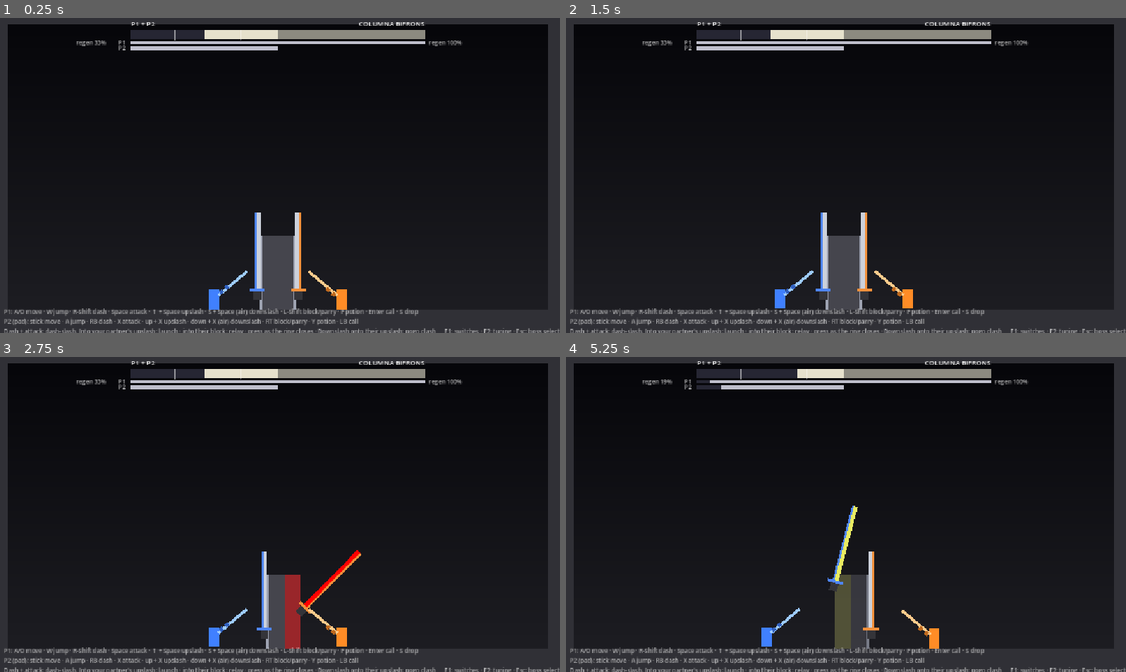
Above: before the commit, frames 1-4 (two rows, left to right).
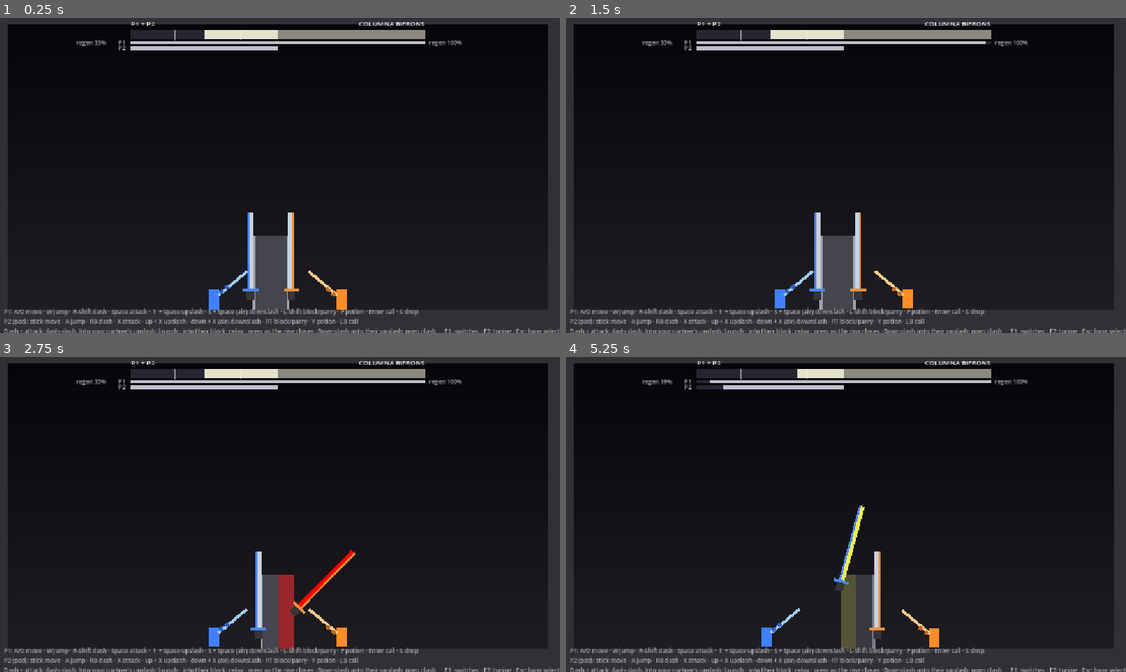
Above: after the commit, the same moments.

Repository: KayFisch/coop-sekiro-like
Game: Godot game, scene res://levels/threshold/threshold.tscn
Same seed, same stepped clock (60 frames per second), same inputs: the game is played once before the commit and once after it. This scene is started directly instead of the project's main scene.
Inputs:
- Up to frame 1 (0.25 s): no input
- Up to frame 2 (1.5 s): tap Enter at 0.5, 0.6 s; hold Right 0.53-1.28 s; tap Space at 0.77 s; hold Down from 1.28 s (still down); tap Tab at 1.35 s
- Up to frame 3 (2.75 s): tap Space at 1.52 s; release Down at 2.03 s; hold Right from 2.03 s (still down); tap 1 at 2.1 s
- Up to frame 4 (5.25 s): release Right at 2.78 s; hold Up 2.78-3.53 s; tap C at 2.85 s; tap Space at 3.02, 3.77, 4.52 s; hold Left 3.53-5.03 s; tap Enter at 3.6 s; tap Tab at 4.35 s; hold Down from 5.03 s (still down); tap 1 at 5.1 s

The runs differ from the first frame. In frame 1, 1.4% of the frame differs, in the area x 43-55%, y 61-93%; in frame 2, 1.4%; in frame 3, 1.6%; in frame 4, 1.7%, in the area x 27-67%, y 8-93%.

Commit message:
feat(bifrons): crossing opens with a push, a drifting boss who pushes through
After Nicho's test (2026-10-16):
- the crossing starts with a push (a new strike kind, PUSH: one sword
  upright, shoved out flat, no damage) that throws that player back; the
  thrust then comes from a distance, with a lunge after them, so its
  point isn't on the player all through the windup; the charge follows
  through to 70 px past its player (230 to 360 px)
- he doesn't stand around: the distance he keeps from the nearer player
  drifts (80 to 170 px), and between two players he drifts off the
  middle by up to 60 px
- a player in his way slows him to half pace and is pushed along; after
  2 s he shoves them away (the shove, on their side only)
- Nicho's numbers for the strike patterns

Co-Authored-By: Claude Opus 5.5 <noreply@anthropic.com>

Diff:
--- a/actors/bosses/columna_bifrons/attacks/shove.gd
+++ b/actors/bosses/columna_bifrons/attacks/shove.gd
@@ -4,9 +4,9 @@
 ## without giving ground: he pulls both swords in, pointing up, and shoves them out flat at the
 ## players they fight. It's no strike: no damage, nothing to parry, no guard broken. It throws
 ## back every player within its reach on a side a blade is shoved to (a dash carries a player
-## through it). It comes when he wants room and a hop
-## back would take him away from the middle of the room (see "MAKING ROOM" in
-## columna_bifrons.gd).
+## through it). It comes when he wants room and a hop back would take him away from the middle
+## of the room (see "MAKING ROOM" in columna_bifrons.gd), and when a player has been in his way
+## for a while ("PUSHING THROUGH"): then only the blade on their side shoves (`only_side`).
 
 enum Phase { NONE, THRUSTING }
 
@@ -30,6 +30,8 @@
 const PULL_IN = Vector2(0.92, 1.05)  # his body, drawn in (a player on each side)
 const SPREAD = Vector3(16.0, -10.0, 0.0)  # the sword that reaches across stands out past the other
 const COLOR = Color(0.95, 0.97, 1.0)  # white: nothing to parry
+
+var only_side = 0  # set by him as it starts: shove on that side only (0: wherever a blade is)
 
 var _name: String
 var _time = 0.0  # seconds into the thrust
@@ -73,6 +75,8 @@
 	_pose(boss.POSE_GUARD.lerp(POSE_DRAWN, draw), false)
 	_lean(-draw)
 	for blade in [LEFT, RIGHT]:
+		if not _shoves(blade):
+			continue
 		boss.tint_sword(blade, boss.COLOR_SWORD.lerp(COLOR, 0.4 + 0.6 * progress))
 		boss.tint_side(blade, COLOR, 0.1 + 0.3 * progress)
 
@@ -91,6 +95,8 @@
 	_pose(POSE_DRAWN.lerp(POSE_SHOVED, out), true)
 	_lean(lerpf(-1.0, 0.6, out))
 	for blade in [LEFT, RIGHT]:
+		if not _shoves(blade):
+			continue
 		boss.tint_sword(blade, COLOR)
 		boss.tint_side(blade, COLOR, 0.45 * (1.0 - clampf((_time - THRUST_TIME) / HOLD_TIME, 0.0, 1.0)))
 	if out >= 1.0 and _time < THRUST_TIME + PUSH_TIME:
@@ -109,6 +115,8 @@
 # the partner has.
 func _push():
 	var sides = [boss.blade_side(LEFT), boss.blade_side(RIGHT)]
+	if only_side != 0:
+		sides = [only_side]
 	for p in boss.get_players():
 		var side = boss.side_of(p)
 		if not side in sides or (boss.distance_to(p) > REACH and not p in _thrown):
@@ -123,18 +131,27 @@
 				boss.shake(6.0)
 
 
-# Both blades in that pose, each on its player's side; the one that reaches across above the
-# other, so they're two.
+# The blades that shove in that pose, each on its player's side; the one that reaches across
+# stands out past the other, so they're two. A blade that doesn't shove guards.
 func _pose(pose: Vector3, snap: bool):
 	for blade in [LEFT, RIGHT]:
-		boss.pose_sword(blade, pose + (SPREAD if boss.reaches_across(blade) else Vector3.ZERO), snap)
+		if _shoves(blade):
+			boss.pose_sword(blade, pose + (SPREAD if boss.reaches_across(blade) else Vector3.ZERO), snap)
+		else:
+			boss.pose_sword(blade, boss.POSE_GUARD)
+
+
+func _shoves(blade: int) -> bool:
+	return only_side == 0 or boss.blade_side(blade) == only_side
 
 
 # His body: `amount` -1 reared back from the players, 1 leaning into them. With a player on
 # each side he can't lean: he draws himself in instead.
 func _lean(amount: float):
 	var left = boss.blade_side(LEFT)
-	if left == boss.blade_side(RIGHT):
+	if only_side != 0:
+		boss.squash_body(Vector2.ONE, only_side * LEAN * amount)
+	elif left == boss.blade_side(RIGHT):
 		boss.squash_body(Vector2.ONE, left * LEAN * amount)
 	else:
 		boss.squash_body(Vector2.ONE.lerp(PULL_IN, maxf(-amount, 0.0)))
--- a/actors/bosses/columna_bifrons/attacks/strike_pattern.gd
+++ b/actors/bosses/columna_bifrons/attacks/strike_pattern.gd
@@ -16,6 +16,8 @@
 ## - the same way but from lower, laid back over his shoulder, when it reaches across to the
 ##   other flank (ppe);
 ## - a CHARGE is a thrust, and he follows it through past that player;
+## - a PUSH is no strike: white, the blade upright, drawn in and shoved out flat, it throws that
+##   sword's player (and anyone right behind them) back; no damage, nothing to parry;
 ## - a RUSH is a cut at a player who's far away: he dashes over to them as it comes.
 ##
 ## He moves while he strikes (see "Moving" in columna_bifrons.gd): walking to his place at a
@@ -38,7 +40,8 @@
 const BOTH = 0
 const CUT = 0  # a strike's kind: the ordinary one...
 const CHARGE = 1  # ...a thrust that he follows through (see "THE CHARGE" in columna_bifrons.gd)...
-const RUSH = 2  # ...or a cut he dashes across the room with (see "LEFT ALONE" there)
+const RUSH = 2  # ...or a cut he dashes across the room with (see "LEFT ALONE" there)...
+const PUSH = 3  # ...or a shove, no strike at all (see "THE CHARGE" there: the crossing)
 
 # --- Tuning ---
 # One unit of a strike's `wait` (see ColumnaBifrons.ATTACKS), in seconds: the tempo of every
@@ -89,11 +92,12 @@
 var _contacts: Array = []  # when it lands, in seconds from the pattern's start
 var _waits: Array = []  # its wait, in TIME_UNITs
 var _swords: Array = []  # its sword (see ColumnaBifrons.orient())
-var _kinds: Array = []  # CUT, CHARGE or RUSH
+var _kinds: Array = []  # CUT, CHARGE, RUSH or PUSH
 var _time = 0.0  # seconds into the pattern
 var _next = 0  # the strike that lands next
 var _parried = {LEFT: false, RIGHT: false}  # how each blade's last strike went...
-var _thrust = {LEFT: false, RIGHT: false}  # ...and whether it was a charge
+var _thrust = {LEFT: false, RIGHT: false}  # ...and whether it was a charge...
+var _shoved = {LEFT: false, RIGHT: false}  # ...or a push
 var _sounded = -1.0  # the landing time of the last strike whose drop has made its sound
 var _drawn_since = {LEFT: -1.0, RIGHT: -1.0}  # when each blade was drawn back for the next strike (-1: not yet)
 var _charge_at = -1.0  # when he follows a landed charge through (-1: none due), and with which sword
@@ -131,6 +135,7 @@
 	_schedule(0)
 	_parried = {LEFT: false, RIGHT: false}
 	_thrust = {LEFT: false, RIGHT: false}
+	_shoved = {LEFT: false, RIGHT: false}
 	_sounded = -1.0
 	_drawn_since = {LEFT: -1.0, RIGHT: -1.0}
 	_charge_at = -1.0
@@ -186,9 +191,10 @@
 	_animate()
 
 
-# Seconds until this pattern's next strike lands on that player; INF if it isn't for them.
+# Seconds until this pattern's next strike lands on that player; INF if it isn't for them (or
+# it's a push: nothing to parry).
 func time_to_strike(player) -> float:
-	if _next >= _contacts.size():
+	if _next >= _contacts.size() or _kinds[_next] == PUSH:
 		return INF
 	for blade in [LEFT, RIGHT]:
 		if _swords[_next] in [blade, BOTH] and boss.ward_of(blade) == player:
@@ -239,6 +245,9 @@
 		boss.global_position.x = _lunge.to  # he's there as the blade lands
 		_lunge = null
 	var sword = _swords[index]
+	if _kinds[index] == PUSH:
+		_push(sword)
+		return
 	var striking = [LEFT, RIGHT] if sword == BOTH else [sword]
 	var heavy = sword == BOTH and boss.ward_of(LEFT) == boss.ward_of(RIGHT)  # both on one player
 	# Who parried, before anything lands: a parry of both blades is the strong kind.
@@ -275,6 +284,23 @@
 		boss.squash_body(Vector2.ONE)  # no longer rearing back
 
 
+# A push lands: every player on that sword's side within the shove's reach is thrown back.
+func _push(sword: int):
+	var side = boss.blade_side(sword)
+	_parried[sword] = false
+	_thrust[sword] = false
+	_shoved[sword] = true
+	var thrown = false
+	for p in boss.get_players():
+		if boss.side_of(p) == side and boss.distance_to(p) <= Shove.REACH:
+			p.apply_knockback(Vector2(side * Shove.PUSH.x, Shove.PUSH.y))
+			boss.spawn_sparks(p.global_position + Vector2(-side * 16.0, -8.0), 8, Shove.COLOR)
+			thrown = true
+	if thrown:
+		Sfx.play("thunk", -3.0)
+		boss.shake(6.0)
+
+
 # How long strike `index`'s drop takes: FALL_TIME, less if the strike before leaves no room.
 func _fall_time(index: int) -> float:
 	var gap = _contacts[index] - (_contacts[index - 1] if index > 0 else 0.0)
@@ -289,6 +315,8 @@
 		return maxf(_rest_time(LEFT), _rest_time(RIGHT))
 	if _parried[sword]:
 		return RECOIL_TIME
+	if _shoved[sword]:
+		return Shove.HOLD_TIME
 	return boss.CHARGE_DELAY + boss.CHARGE_TIME if _thrust[sword] else STICK_TIME
 
 
@@ -300,19 +328,19 @@
 		var landing = _contacts[_next]
 		if landing > _sounded and _time >= landing - _fall_time(_next):
 			_sounded = landing
-			Sfx.play("stab" if _kinds[_next] == CHARGE else "swing", -3.0)  # the drop starting
+			Sfx.play("swing" if _kinds[_next] == CUT or _kinds[_next] == RUSH else "stab", -3.0)  # the drop starting
 		_move(delta)
 	for blade in [LEFT, RIGHT]:
 		_pose_blade(blade)
 
 
 # His feet, for the strike that's next: walking to his place (or at the strike's player, through
-# a long windup), and as the blade comes, the lunge. For a charge he stands: he follows it
-# through afterwards. And he stands while the blade of his last strike lies where it landed
-# (or is thrown back): that's when the players hit him.
+# a long windup), and as the blade comes, the lunge (for a charge too: he goes after its
+# player). For a push he stands. And he stands while the blade of his last strike lies where it
+# landed (or is thrown back): that's when the players hit him.
 func _move(delta: float):
 	var kind = _kinds[_next]
-	if kind == CHARGE:
+	if kind == PUSH:
 		return
 	var lunge_time = boss.RUSH_TIME if kind == RUSH else _fall_time(_next)
 	var since = _time - (_contacts[_next] - lunge_time)
@@ -350,12 +378,17 @@
 	if _next < _contacts.size() and _swords[_next] in [blade, BOTH]:
 		# This blade strikes next.
 		var kind = _kinds[_next]
-		var color = COLOR_TOGETHER if _swords[_next] == BOTH else COLOR
+		var color = COLOR_TOGETHER if _swords[_next] == BOTH else (Shove.COLOR if kind == PUSH else COLOR)
 		var fall_time = _fall_time(_next)
 		var fall_start = _contacts[_next] - fall_time
 		var back = -boss.blade_side(blade)  # the way he rears back: away from its player
 		if _time >= fall_start:
 			var drop = pow(clampf((_time - fall_start) / fall_time, 0.0, 1.0), FALL_POWER)
+			if kind == PUSH:
+				boss.pose_sword(blade, Shove.POSE_DRAWN.lerp(Shove.POSE_SHOVED, drop), true)
+				boss.tint_sword(blade, Shove.COLOR)
+				boss.tint_side(blade, Shove.COLOR, 0.45)
+				return
 			if kind == CHARGE:
 				boss.pose_sword(blade, boss.POSE_LANCE_BACK.lerp(boss.POSE_LANCE, drop), true)
 				boss.squash_body(Vector2.ONE, back * CHARGE_LEAN * (1.0 - drop))
@@ -373,7 +406,10 @@
 			# Drawn further back the closer the drop is, and trembling.
 			var tension = clampf((_time - _drawn_since[blade]) / maxf(fall_start - _drawn_since[blade], 0.01), 0.0, 1.0)
 			var pose: Vector3
-			if kind == CHARGE:
+			if kind == PUSH:
+				# Upright, drawn in against him.
+				pose = boss.POSE_GUARD.lerp(Shove.POSE_DRAWN, smoothstep(0.1, 0.8, tension))
+			elif kind == CHARGE:
 				# Lowered at the player, then drawn far back, quickly, and held there.
 				var draw = smoothstep(0.2, 0.75, tension)
 				pose = boss.POSE_LANCE_LOW.lerp(boss.POSE_LANCE_BACK, draw)
@@ -388,10 +424,11 @@
 			boss.tint_side(blade, color, 0.1 + 0.3 * tension)
 			return
 	if resting:
-		# Just landed: lying where it came down, or thrown back by the parry.
-		var landed = boss.POSE_LANCE if _kinds[last] == CHARGE else down
+		# Just landed: lying where it came down, or thrown back by the parry; a push held out.
+		var landed = boss.POSE_LANCE if _kinds[last] == CHARGE else (Shove.POSE_SHOVED if _kinds[last] == PUSH else down)
 		boss.pose_sword(blade, boss.POSE_RECOIL if _parried[blade] else landed)
-		boss.tint_sword(blade, boss.COLOR_SWORD if _parried[blade] else boss.COLOR_EXECUTE)
+		var spent = Shove.COLOR if _kinds[last] == PUSH else boss.COLOR_EXECUTE
+		boss.tint_sword(blade, boss.COLOR_SWORD if _parried[blade] else spent)
 		boss.tint_side(blade, COLOR, 0.0)
 		return
 	# Guarding its flank (the boss knocks it aside while that guard is broken).
--- a/actors/bosses/columna_bifrons/columna_bifrons.gd
+++ b/actors/bosses/columna_bifrons/columna_bifrons.gd
@@ -31,6 +31,7 @@
 const BOTH = StrikePattern.BOTH
 const CUT = StrikePattern.CUT
 const CHARGE = StrikePattern.CHARGE
+const PUSH = StrikePattern.PUSH
 const RUSH = StrikePattern.RUSH
 const BLADES = [LEFT, RIGHT]  # his two swords, named for the hand that holds each
 const SIDES = [LEFT, RIGHT]
@@ -61,16 +62,16 @@
 const LEAP = preload("attacks/leap.gd")
 const SHOVE = preload("attacks/shove.gd")
 const ATTACKS = {
-	"SINGLE": {"weight": 1.0, "repeats": true, "strikes": [[3, LEFT]]},
-	"DOUBLE": {"weight": 0.5, "strikes": [[3, LEFT], [2, RIGHT]]},
-	"TRIPLE": {"weight": 2.0, "repeats": true, "strikes": [[4, RIGHT], [3, RIGHT], [3, LEFT]]},
-	"QUAD": {"weight": 1.5, "strikes": [[5, LEFT], [3, LEFT], [3, RIGHT], [3, BOTH]]},
+	"SINGLE": {"weight": 0.0, "repeats": true, "strikes": [[3, LEFT]]},
+	"DOUBLE": {"weight": 0.5, "strikes": [[3, LEFT], [3, RIGHT]]},
+	"TRIPLE": {"weight": 2.0, "repeats": true, "strikes": [[4, RIGHT], [4, RIGHT], [2, LEFT]]},
+	"QUAD": {"weight": 1.5, "strikes": [[4, LEFT], [2, LEFT], [2, RIGHT], [3, BOTH]]},
 	"LONG": {"weight": 1.0, "strikes": [
-		[6, RIGHT], [3, RIGHT], [3, LEFT], [4, RIGHT], [3, RIGHT], [3, LEFT], [4, BOTH]]},
+		[5, RIGHT], [3, RIGHT], [3, LEFT], [4, RIGHT], [3, RIGHT], [3, LEFT], [4, BOTH]]},
 	"BOTH": {"weight": 0.5, "strikes": [[4, BOTH]]},
-	# He charges past one player, so both are on one side of him, and brings both swords down
-	# on them.
-	"CROSSING": {"weight": {"pep": 2.0, "pep_cornered": 6.0}, "strikes": [[4, RIGHT, CHARGE], [4, BOTH]]},
+	# He shoves one player away, goes after them with a thrust and charges past them, so both
+	# are on one side of him, and brings both swords down on them.
+	"CROSSING": {"weight": {"pep": 2.0, "pep_cornered": 6.0}, "strikes": [[3, RIGHT, PUSH], [4, RIGHT, CHARGE], [4, BOTH]]},
 	# He dashes over to the player who's away, and strikes them.
 	"RUSH": {"weight": {"alone": 2.0}, "strikes": [[5, RIGHT, RUSH]]},
 	# One sword, from one side of him through to the other.
@@ -112,26 +113,43 @@
 # --- Moving ---
 # WHERE HE STANDS: where his blades reach the players, and not right up against one.
 # - A player on each side, close enough together for his blades to reach both: in the middle
-#   between them (once he's PLACE_SLACK off it, he walks there).
+#   between them, give or take his drift (below).
 # - Else (both on one side, only one to fight, or too far apart) he goes by the nearer one:
 #   closer than CROWD_DISTANCE, he steps back to FIT_DISTANCE; out of his blades' reach, he
-#   walks up until they're REACH_MARGIN inside it; in between he's fine where he is.
+#   walks up until they're REACH_MARGIN inside it; in between he drifts (below).
 # - Fine where he is, with the players between him and a wall, he backs toward the room's
 #   middle third, as far as the nearer one stays REACH_MARGIN inside his reach.
+# - Fine where he is, he doesn't stand still: the distance he keeps from the nearer player
+#   drifts, between DRIFT_NEAR and DRIFT_FAR, gliding toward one picked at random (DRIFT_SPEED:
+#   the share of that span per second), and after a pause of up to DRIFT_PAUSE toward the next.
+#   So he steps up to them and back from them. Between two players he drifts off the middle the
+#   same way, by up to PEP_DRIFT, as long as the farther one stays well in his reach; the nearer
+#   one he pushes, if they stand their ground.
 # He walks between his attacks, and at ATTACK_PACE through their windups. Sword hits slow him
 # down for a moment, so a player can hold him. He starts an attack only while a player is in
 # his range.
-# (Distances are between his center and a player's. Touching is 52; a player's sword reaches
-# him from 118, and two players side by side both reach him with the nearer one at 78.)
+# PUSHING THROUGH. A player in his way doesn't stop him: walking into one (TOUCH_DISTANCE), he
+# slows to PUSH_PACE and his body pushes them along (see _keep_out_of_boss() in player.gd);
+# after PUSH_PATIENCE of that he shoves them out of the way (attacks/shove.gd, their side only).
+# (Distances are between his center and a player's. Touching is 42; a player's sword reaches
+# him from 118, and two players side by side (20 wide each) both reach him with the nearer one
+# at 98.)
 const CROWD_DISTANCE = 62.0
 const FIT_DISTANCE = 90.0
 const REACH_MARGIN = 30.0
-const PLACE_SLACK = 28.0
 const WALK_SPEED = 110.0  # px/s
 const ATTACK_PACE = 0.5  # of his walking speed, while he's in an attack
 const SLOWED_FACTOR = 0.3  # of his walking speed, for SLOWED_TIME after a sword hit
 const SLOWED_TIME = 0.6
 const RANGE_RECHECK = 0.2  # nobody in range when an attack is due: he looks again this much later
+const DRIFT_SPEED = 0.6
+const DRIFT_PAUSE = 0.5  # s
+const DRIFT_NEAR = 80.0
+const DRIFT_FAR = 170.0
+const PEP_DRIFT = 60.0
+const TOUCH_DISTANCE = 50.0  # touching is 42: his half-width and a player's
+const PUSH_PACE = 0.5  # of his speed, pushing a player along
+const PUSH_PATIENCE = 2.0  # s
 const WALL_ROOM = 90.0  # his flanks stay this far from the walls: room for both players behind him
 # WITH A STRIKE HE LUNGES at the player it's for, while the blade comes: a short step, or as far
 # as it takes to have the players on that side STRIKE_DISTANCE away as it lands, LUNGE_LONG at
@@ -143,7 +161,8 @@
 const STRIKE_RANGE = BLADE_REACH + LUNGE_LONG
 const CLOSEST = 72.0  # no lunge or advance takes him closer to a player than this
 # A LONG WINDUP (a single cut with a wait of LONG_WINDUP or more): he walks at the player it's
-# for all through it, until he has reached them, and then lunges. Both players have to move.
+# for all through it, into them if they don't give way (PUSHING THROUGH), and then lunges. Both
+# players have to move.
 const LONG_WINDUP = 6
 const ADVANCE_SPEED = 70.0
 # MAKING ROOM. He wants room when he's been crowded (a player closer than CROWD_DISTANCE) for
@@ -162,11 +181,16 @@
 const BACK_OFF_DELAY = 0.1
 const BACK_OFF_TIME = 0.2
 const BACK_OFF_HOP = 22.0  # px off the floor at the top of it
-# THE CHARGE (a strike of kind CHARGE): a thrust, to be parried like any strike, and CHARGE_DELAY
-# after it lands he follows it through, CHARGE_DISTANCE in CHARGE_TIME, his body no obstacle
-# meanwhile. A player close enough is passed and ends up on his other side: both players on one
+# THE CHARGE (a strike of kind CHARGE): a thrust, to be parried like any strike, lunging at the
+# player as it comes like a cut; CHARGE_DELAY after it lands he follows it through in
+# CHARGE_TIME, his body no obstacle meanwhile: to CHARGE_BEYOND past that player, at least
+# CHARGE_DISTANCE and at most CHARGE_MOST (a hit throws its player back: he goes after them). In the crossing a PUSH comes
+# first (a shove of that player, StrikePattern.PUSH): the thrust then comes from a distance,
+# and its player sees it coming. A player close enough is passed and ends up on his other side: both players on one
 # side (ppe). One who backs off ahead of him, or stands too far away, isn't.
 const CHARGE_DISTANCE = 230.0
+const CHARGE_BEYOND = 70.0
+const CHARGE_MOST = 360.0
 const CHARGE_DELAY = 0.1
 const CHARGE_TIME = 0.25
 const CHARGE_MIN_ROOM = 150.0  # he charges toward the side that has at least this much room
@@ -272,12 +296,16 @@
 var _dash = null  # {from, to, since, time, hop}: a charge or a backing off, under way
 # What he's walking for (see _place()): to the middle between the players, back from one who's
 # too close, or up to one who's out of reach. Each lasts until he's there.
-var _centering = false
 var _backing = false
 var _closing = false
 var _ghost_until = 0.0  # anim_time until which his body blocks nobody
 var _slowed_until = 0.0
 var _crowded_for = 0.0  # how long a player has been closer than CROWD_DISTANCE
+var _drift = 0.5  # where his drift is (see "WHERE HE STANDS"): 0 near, 1 far; around the middle...
+var _drift_to = 0.5  # ...gliding to here...
+var _drift_wait = 0.0  # ...and once there, waiting this long for the next
+var _pushing_for = 0.0  # how long he has been pushing a player along (see "PUSHING THROUGH")
+var _shove_side = 0  # the side a shove is due on: that player's in his way (0: both sides)
 var _room_ready = 0.0  # anim_time from which crowding may make him make room again
 var _shove_due = false  # he wants room, and it's the shove: as soon as he's free
 
@@ -416,6 +444,7 @@
 	if hp <= 0.0:
 		return
 	_run_dash()
+	_drift_on(delta)
 	if rules != null:
 		_judge_windows()
 	if state == State.IDLE and _shove_due:
@@ -543,6 +572,7 @@
 	var way = 1
 	var first = strikes[0][1]
 	var kind = strikes[0][2] if strikes[0].size() > 2 else CUT
+	var charge = strikes.filter(func(strike): return strike.size() > 2 and strike[2] == CHARGE)
 	if kind == RUSH and first != BOTH:
 		for blade in BLADES:
 			if _turned[blade]:
@@ -560,8 +590,9 @@
 				way = -1
 		var there = can_strike(first * way)
 		var other_there = can_strike(-first * way)
-		var cramped = kind == CHARGE and _charge_room(first * way) < CHARGE_MIN_ROOM \
-			and _charge_room(-first * way) >= CHARGE_MIN_ROOM
+		var charging = 0 if charge.is_empty() else charge[0][1]  # the charge's sword, as written
+		var cramped = charging != 0 and _charge_room(charging * way) < CHARGE_MIN_ROOM \
+			and _charge_room(-charging * way) >= CHARGE_MIN_ROOM
 		if other_there and (not there or cramped):
 			way = -way
 	for strike in strikes:
@@ -803,6 +834,8 @@
 func _shove():
 	_shove_due = false
 	var shove = find_attack("SHOVE")
+	shove.only_side = _shove_side
+	_shove_side = 0
 	if shove.fits(self):
 		_choose_target()
 		_begin_telegraph(shove)
@@ -875,14 +908,13 @@
 		var middle = (near.global_position.x + fought[1].global_position.x) / 2.0
 		_backing = false
 		_closing = false
-		if absf(middle - x) > PLACE_SLACK:
-			_centering = true
-		elif absf(middle - x) < 1.0:
-			_centering = false
-		return middle if _centering else x
+		# Off the middle by his drift, toward one of them (into them, if they don't give way: he
+		# pushes them, see "PUSHING THROUGH"), as long as the other stays well in reach.
+		var half = absf(fought[1].global_position.x - near.global_position.x) / 2.0
+		var most = clampf(BLADE_REACH - REACH_MARGIN - half, 0.0, PEP_DRIFT)
+		return middle + (2.0 * _drift - 1.0) * most
 	# By the nearer one: back from them until they're at his distance, or up to them until they're
 	# well in reach.
-	_centering = false
 	if gap < CROWD_DISTANCE:
 		_backing = true
 	elif gap >= FIT_DISTANCE:
@@ -906,14 +938,45 @@
 			goal = well_in_reach
 		if (goal - x) * side < 0.0:
 			return goal
-	return x
+	# Else his drift: the distance to keep from the nearer one just now.
+	return near.global_position.x - side * lerpf(DRIFT_NEAR, DRIFT_FAR, _drift)
+
+
+# One frame of his drift: gliding to where it's headed, or waiting there for the next.
+func _drift_on(delta: float):
+	if _drift == _drift_to:
+		_drift_wait -= delta
+		if _drift_wait <= 0.0:
+			_drift_to = randf()
+			_drift_wait = randf_range(0.0, DRIFT_PAUSE)
+	else:
+		_drift = move_toward(_drift, _drift_to, DRIFT_SPEED * delta)
 
 
 # One frame of walking to his place, at `pace` times his speed.
 func walk(delta: float, pace = 1.0):
 	if _dash != null:
 		return
-	global_position.x = move_toward(global_position.x, clamp_x(_place()), WALK_SPEED * pace * _pace() * delta)
+	var x = global_position.x
+	var goal = clamp_x(_place())
+	pace *= _pushing(signf(goal - x), delta)
+	global_position.x = move_toward(x, goal, WALK_SPEED * pace * _pace() * delta)
+
+
+# Walking `way`: into a player? Then slower, and after PUSH_PATIENCE a shove of that side is due
+# (see "PUSHING THROUGH"). Returns his pace for it.
+func _pushing(way: float, delta: float) -> float:
+	var touching = way != 0.0 and get_players().any(
+		func(p): return side_of(p) == way and distance_to(p) <= TOUCH_DISTANCE)
+	if not touching:
+		_pushing_for = 0.0
+		return 1.0
+	_pushing_for += delta
+	if _pushing_for >= PUSH_PATIENCE and not _shove_due:
+		_pushing_for = 0.0
+		_shove_due = true
+		_shove_side = int(way)
+	return PUSH_PACE
 
 
 # No room to keep his distance by walking (see "CORNERED").
@@ -948,18 +1011,18 @@
 	return maxf(room, 0.0)
 
 
-# A long windup: one frame of walking at that sword's player. False once he has reached them.
+# A long windup: one frame of walking at that sword's player, into them if they don't give way
+# (pushing them along). False if there's nobody to walk at.
 func advance_on(blade: int, delta: float) -> bool:
 	var ward = ward_of(blade)
 	if ward == null:
 		return false
 	if _dash != null:
 		return true
-	var side = side_of(ward)
 	var x = global_position.x
-	var goal = clamp_x(x + side * _room_toward(side))
-	global_position.x = move_toward(x, goal, ADVANCE_SPEED * _pace() * delta)
-	return not is_equal_approx(global_position.x, goal)
+	var pace = _pushing(side_of(ward), delta)
+	global_position.x = move_toward(x, clamp_x(ward.global_position.x), ADVANCE_SPEED * pace * _pace() * delta)
+	return true
 
 
 # Where a strike of that sword (or of BOTH) takes him (see "WITH A STRIKE HE LUNGES"). `rush`:
@@ -995,7 +1058,12 @@
 
 # He follows his thrust through, past that sword's player (see "THE CHARGE").
 func charge_through(blade: int):
-	_dash_to(global_position.x + blade_side(blade) * CHARGE_DISTANCE, CHARGE_TIME)
+	var way = blade_side(blade)
+	var length = CHARGE_DISTANCE
+	var ward = ward_of(blade)
+	if ward != null and side_of(ward) == way:
+		length = clampf(distance_to(ward) + CHARGE_BEYOND, CHARGE_DISTANCE, CHARGE_MOST)
+	_dash_to(global_position.x + way * length, CHARGE_TIME)
 	ghost(CHARGE_TIME)
 	pop_body(Vector2(1.2, 0.9), CHARGE_TIME)
 	Sfx.play("swing", -3.0)
Not shown, changed: docs/boss_columna_bifrons.md
